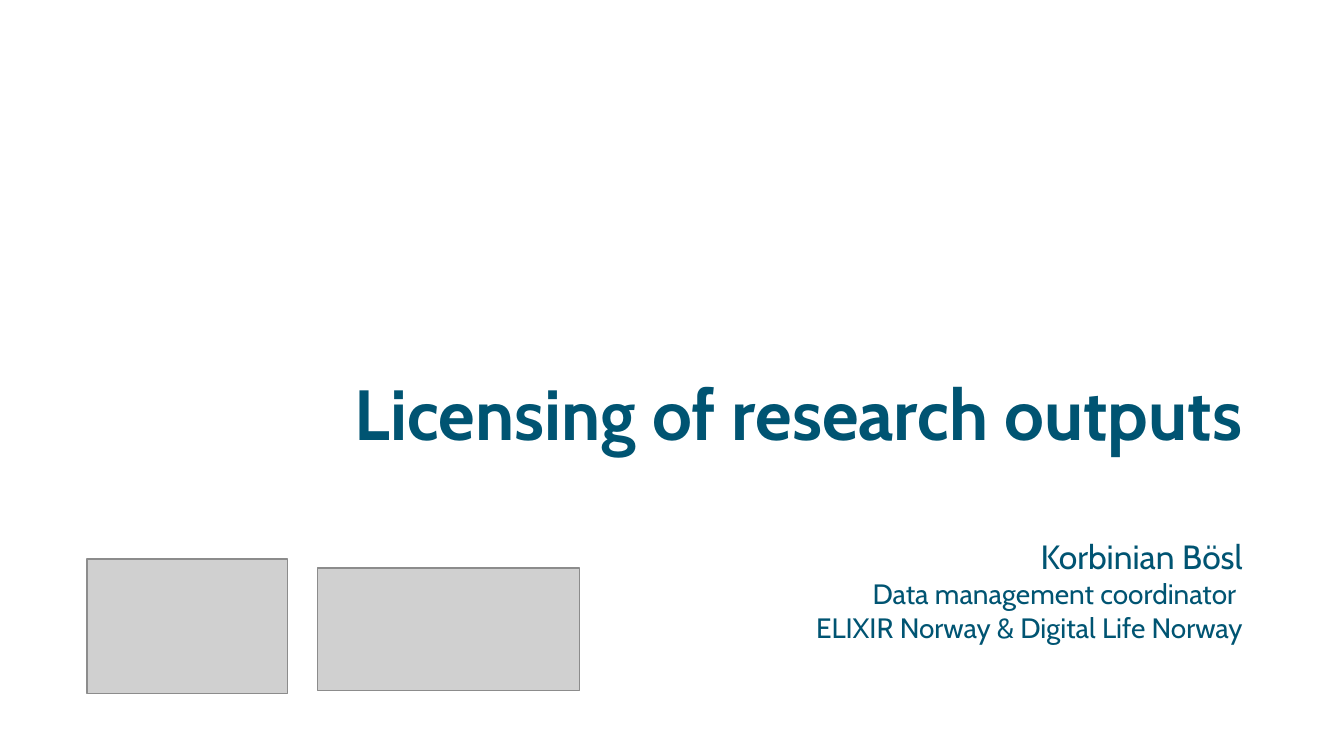
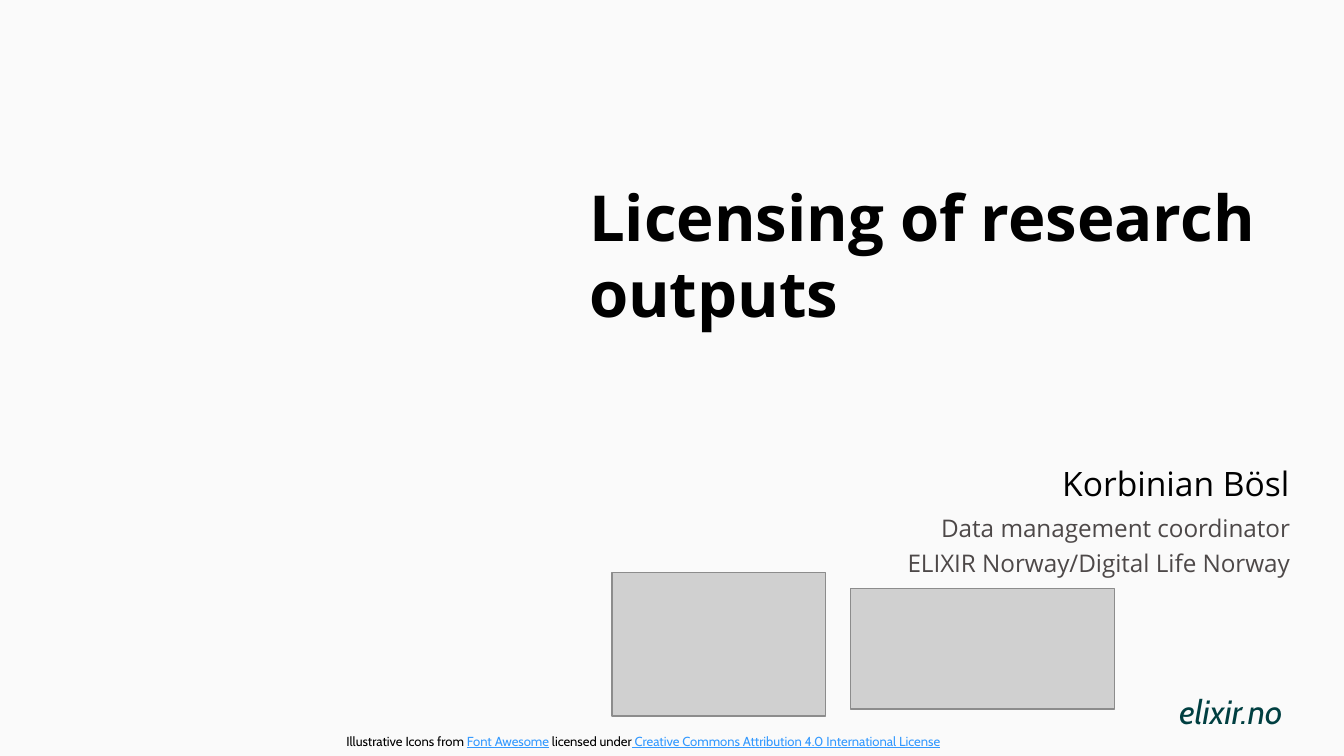
Before and after one commit to ELIXIR-Norway-Training/DMP-writing-workshop, a slide deck: slide 1 of 09_Licensing.odp. Drawn at 1344x756 pixels with LibreOffice and Linux fonts; fonts in the diff are those of the drawing; grey boxes stand for pictures; background and template pictures are left out. Boxes give left, top, right and bottom in pixels: in the first picture for what was removed or moved away, otherwise in the second. Text is boxed around its words. In the diff, an @@ line names an element or a change of style, - is before the commit and + after.

```diff
--- a/09_Licensing.odp
+++ b/09_Licensing.odp
@@ background #FFFFFF to #FAFAFA @@
@@ title "Licensing of research outputs": place and size @@
-title "Licensing of research outputs" at <box>355,386,1242,456</box>
+title "Licensing of research outputs" at <box>589,192,1255,333</box>
@@ title "Licensing of research outputs" at <box>589,192,1255,333</box>: size 38 to 34 pt, font Cabin to Open Sans, text colour #005472 to #000000; alignment right to left @@
@@ subtitle added at <box>1062,470,1290,497</box>, 18 pt, text #000000 @@
+Korbinian Bösl
@@ text "Data management coordinator": place and size @@
-text "Data management coordinator" at <box>816,543,1243,644</box>
+text "Data management coordinator" at <box>908,518,1290,578</box>
@@ text "Data management coordinator" at <box>908,518,1290,578</box>: vertical alignment top to middle @@
@@ text at <box>941,518,1290,543</box>: size 15 to 13 pt, font Cabin to Open Sans, text colour #005472 to #4D4848 in "Data management coordinator"; more space between paragraphs @@
@@ text at <box>908,553,1290,578</box>: text changed; size 15 to 13 pt; font Cabin to Open Sans; text colour #005472 to #4D4848 @@
-ELIXIR Norway & Digital Life Norway
+ELIXIR Norway/Digital Life Norway
@@ text at <box>1041,543,1242,570</box>: paragraph removed @@
-Korbinian Bösl
@@ picture: place and size @@
-picture at <box>317,569,579,691</box>
+picture at <box>612,573,825,716</box>
@@ picture: place and size @@
-picture at <box>87,559,288,694</box>
+picture at <box>851,589,1114,710</box>
@@ text added at <box>1179,698,1282,725</box>, 18 pt, text #003F41, italic @@
+elixir.no
@@ text added at <box>346,736,940,748</box>, 7 pt, text #3399FF, underline @@
+Illustrative Icons from Font Awesome licensed under Creative Commons Attribution 4.0 International License
```
Also in this commit, not shown: 5 other files.
